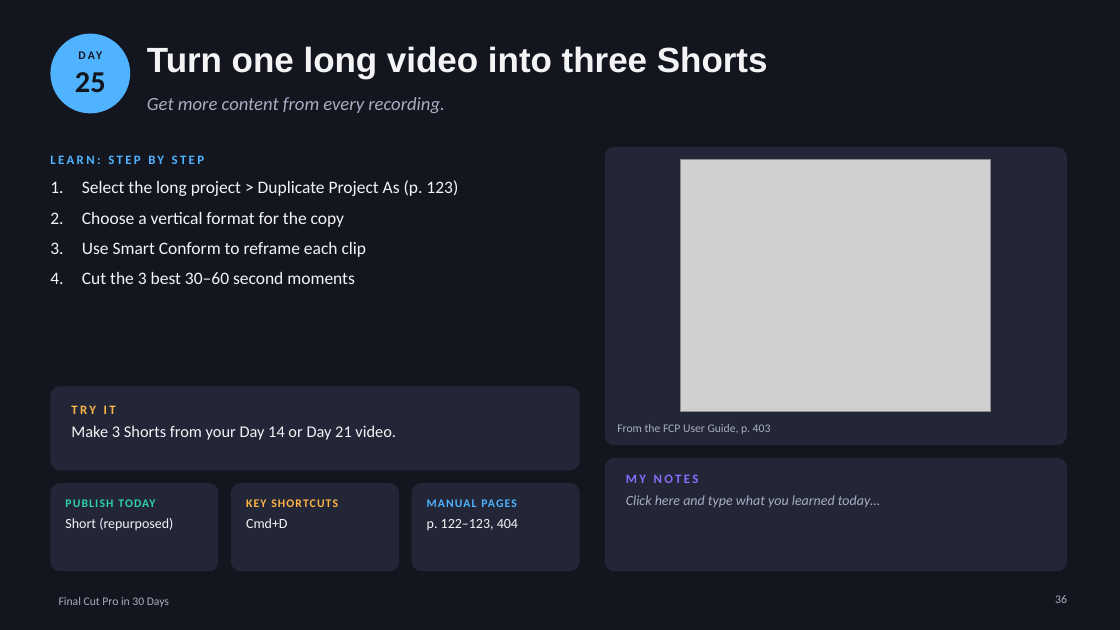
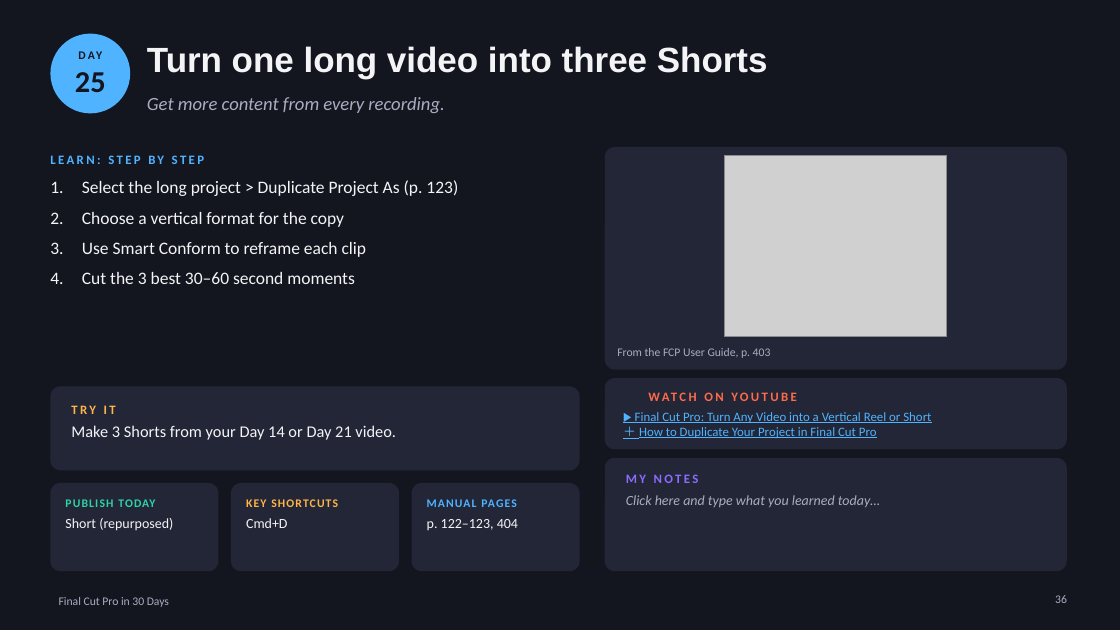
Before and after one commit to p00047575/test5, a slide deck: slide 36 of fcp-book/FCP-30-Day-Book.pptx. Drawn at 1120x630 pixels with LibreOffice and Linux fonts; fonts in the diff are those of the drawing; grey boxes stand for pictures; background and template pictures are left out. Boxes give left, top, right and bottom in pixels: in the first picture for what was removed or moved away, otherwise in the second. Text is boxed around its words. In the diff, an @@ line names an element or a change of style, - is before the commit and + after.

```diff
--- a/fcp-book/FCP-30-Day-Book.pptx
+++ b/fcp-book/FCP-30-Day-Book.pptx
@@ rounded rectangle: place and size @@
-rounded rectangle at box(605, 147, 1067, 445)
+rounded rectangle at box(605, 147, 1067, 370)
@@ rounded rectangle at box(605, 147, 1067, 370): proportions changed @@
@@ picture: place and size @@
-picture at box(681, 160, 991, 412)
+picture at box(725, 155, 948, 336)
@@ text "From the FCP User Guide, ...": place and size @@
-text "From the FCP User Guide, ..." at box(617, 424, 771, 434)
+text "From the FCP User Guide, ..." at box(617, 348, 771, 358)
@@ rounded rectangle added at box(605, 378, 1067, 450), fill #222636 @@
@@ text added at box(649, 384, 901, 409), 11 pt, text #FF6B4A, bold @@
+WATCH ON YOUTUBE
@@ text added at box(635, 412, 931, 438), 11 pt, text #4FB3FF, underline @@
+▶ Final Cut Pro: Turn Any Video into a Vertical Reel or Short
+＋ How to Duplicate Your Project in Final Cut Pro
```
Also in this commit, not shown: 29 other slides changed, 2 other files.
